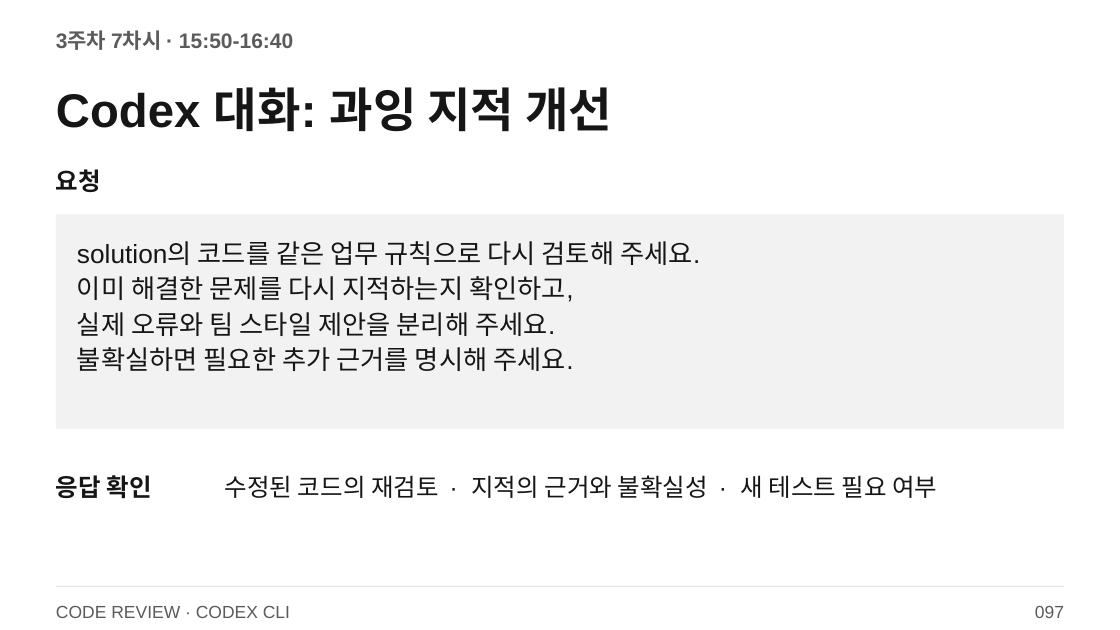
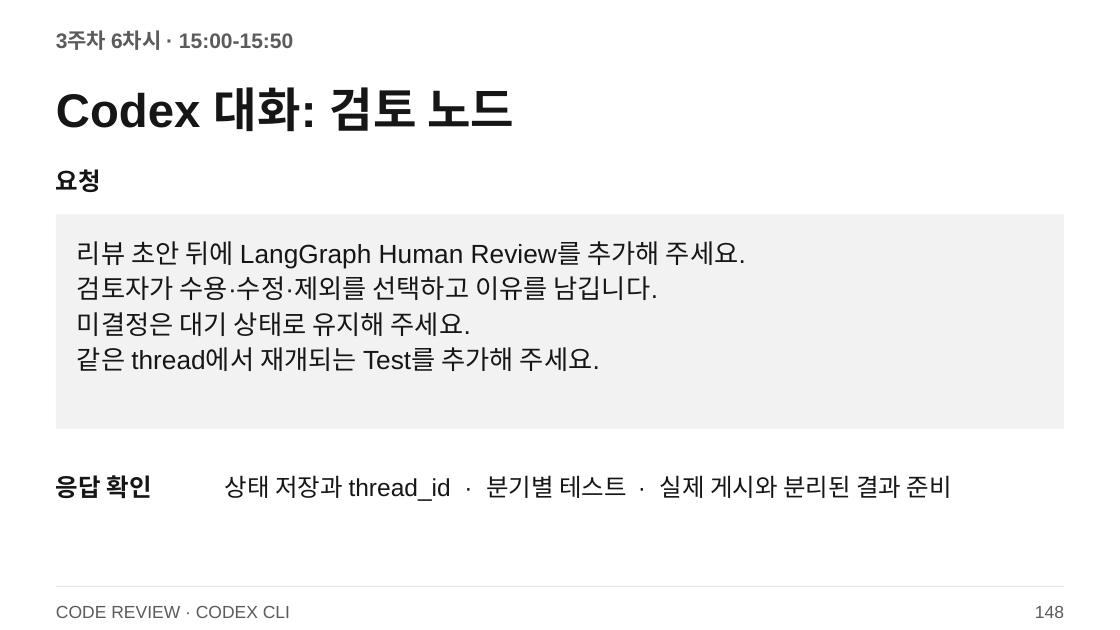
Before and after one commit to smilesjcha/llm-agent-and-workflow-automation, a slide deck: slide 148 of slides/IPA_LLM_Agent_업무자동화_Day3_2026_CODEX_CLI.pptx (slide 97 before the commit). Drawn at 1120x630 pixels with LibreOffice and Linux fonts; fonts in the diff are those of the drawing. Boxes give left, top, right and bottom in pixels: in the first picture for what was removed or moved away, otherwise in the second. Text is boxed around its words. In the diff, an @@ line names an element or a change of style, - is before the commit and + after.

```diff
--- a/slides/IPA_LLM_Agent_업무자동화_Day3_2026_CODEX_CLI.pptx
+++ b/slides/IPA_LLM_Agent_업무자동화_Day3_2026_CODEX_CLI.pptx
@@ text at (56, 31, 293, 50): text changed @@
-3주차 7차시 · 15:50-16:40
+3주차 6차시 · 15:00-15:50
@@ text at (56, 87, 514, 132): text changed @@
-Codex 대화: 과잉 지적 개선
+Codex 대화: 검토 노드
@@ text at (77, 241, 746, 371): text changed @@
-solution의 코드를 같은 업무 규칙으로 다시 검토해 주세요.
-이미 해결한 문제를 다시 지적하는지 확인하고,
-실제 오류와 팀 스타일 제안을 분리해 주세요.
-불확실하면 필요한 추가 근거를 명시해 주세요.
+리뷰 초안 뒤에 LangGraph Human Review를 추가해 주세요.
+검토자가 수용·수정·제외를 선택하고 이유를 남깁니다.
+미결정은 대기 상태로 유지해 주세요.
+같은 thread에서 재개되는 Test를 추가해 주세요.
@@ text at (225, 475, 952, 501): text changed @@
-수정된 코드의 재검토 · 지적의 근거와 불확실성 · 새 테스트 필요 여부
+상태 저장과 thread_id · 분기별 테스트 · 실제 게시와 분리된 결과 준비
@@ text at (1035, 606, 1064, 618): text changed @@
-097
+148
```
Also in this commit, not shown: 70 other slides changed, 98 slides added, 13 slides removed, 27 other files.
